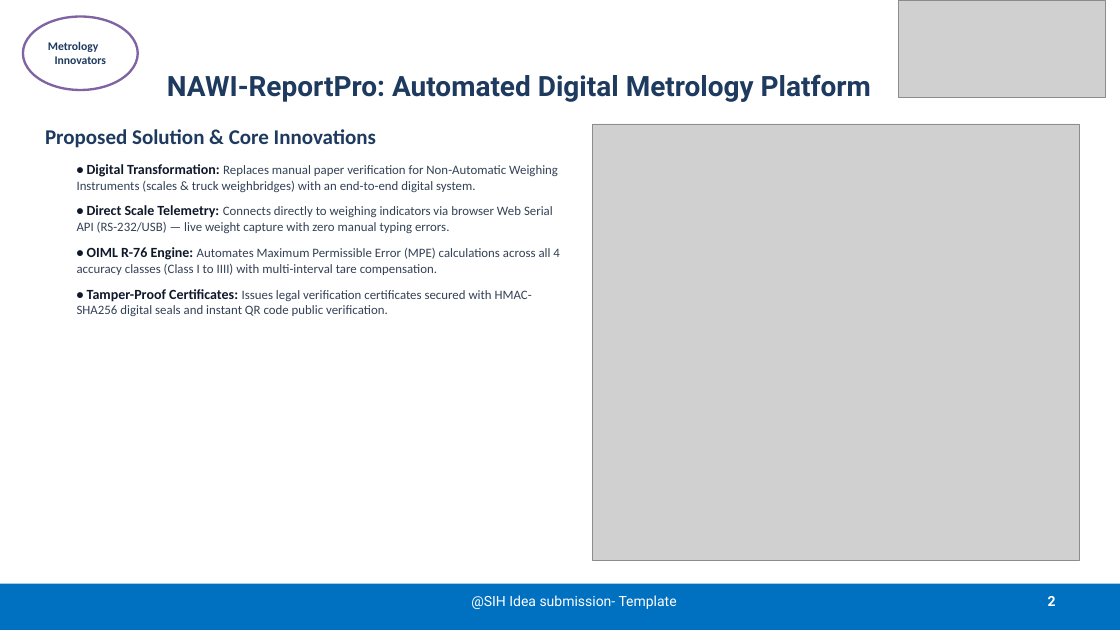
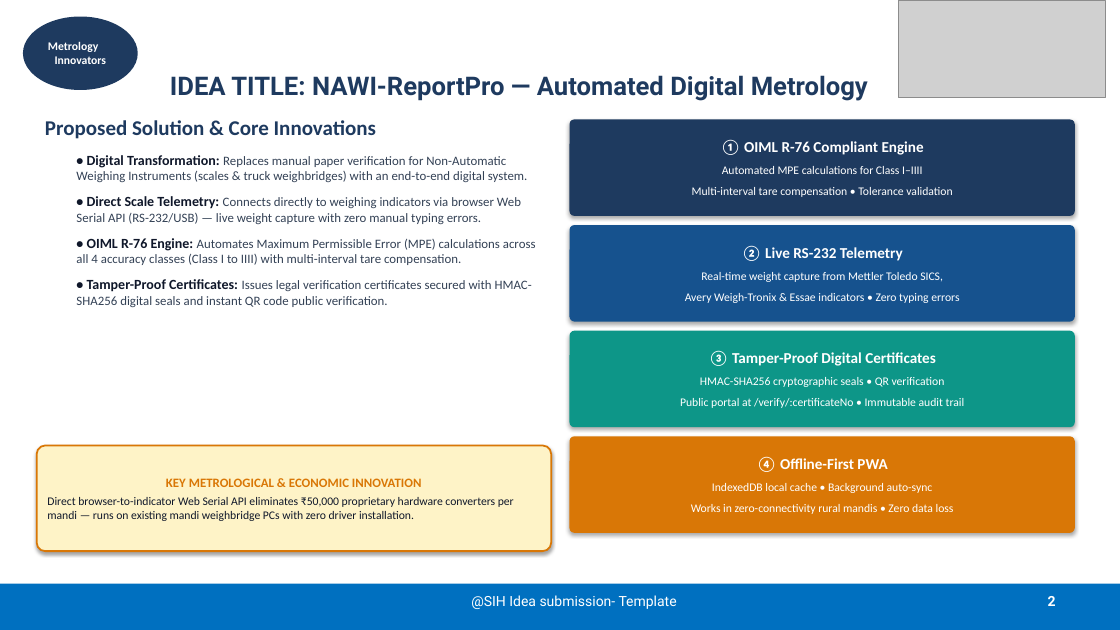
Before and after one commit to Princu-Babu/SIH, a slide deck: slide 2 of NAWI-ReportPro-SIH2026-Submission.pptx. Drawn at 1120x630 pixels with LibreOffice and Linux fonts; fonts in the diff are those of the drawing; grey boxes stand for pictures. Boxes give left, top, right and bottom in pixels: in the first picture for what was removed or moved away, otherwise in the second. Text is boxed around its words. In the diff, an @@ line names an element or a change of style, - is before the commit and + after.

```diff
--- a/NAWI-ReportPro-SIH2026-Submission.pptx
+++ b/NAWI-ReportPro-SIH2026-Submission.pptx
@@ ellipse "Metrology Innovators" at (23,17,138,90): text colour #1E3A5F to #FFFFFF; fill #FFFFFF to #1E3A5F; outline #8064A2 2 pt to none @@
@@ title at (170,75,868,101): text changed; size 24 to 22 pt @@
-NAWI-ReportPro: Automated Digital Metrology Platform
+IDEA TITLE: NAWI-ReportPro — Automated Digital Metrology
@@ text "Proposed Solution & Core Innovations" rewrapped from (45,129,559,316) to (45,120,536,307) @@
@@ rounded rectangle added at (570,119,1075,216), fill #1E3A5F, 10 pt, text #FFFFFF @@
+① OIML R-76 Compliant Engine
+Automated MPE calculations for Class I–IIII
+Multi-interval tare compensation • Tolerance validation
@@ picture removed at (592,124,1080,560) @@
@@ rounded rectangle added at (570,225,1075,322), fill #16528E, 10 pt, text #FFFFFF @@
+② Live RS-232 Telemetry
+Real-time weight capture from Mettler Toledo SICS,
+Avery Weigh-Tronix & Essae indicators • Zero typing errors
@@ rounded rectangle added at (570,331,1075,428), fill #0D9688, 10 pt, text #FFFFFF @@
+③ Tamper-Proof Digital Certificates
+HMAC-SHA256 cryptographic seals • QR verification
+Public portal at /verify/:certificateNo • Immutable audit trail
@@ rounded rectangle added at (37,445,551,551), fill #FEF3C7, outline #D97706 1.5 pt, 10 pt, text #0F172A @@
+KEY METROLOGICAL & ECONOMIC INNOVATION
+Direct browser-to-indicator Web Serial API eliminates ₹50,000 proprietary hardware converters per mandi — runs on existing mandi weighbridge PCs with zero driver installation.
@@ rounded rectangle added at (570,436,1075,533), fill #D97706, 10 pt, text #FFFFFF @@
+④ Offline-First PWA
+IndexedDB local cache • Background auto-sync
+Works in zero-connectivity rural mandis • Zero data loss
```
Also in this commit, not shown: 5 other slides changed, 10 other files.
